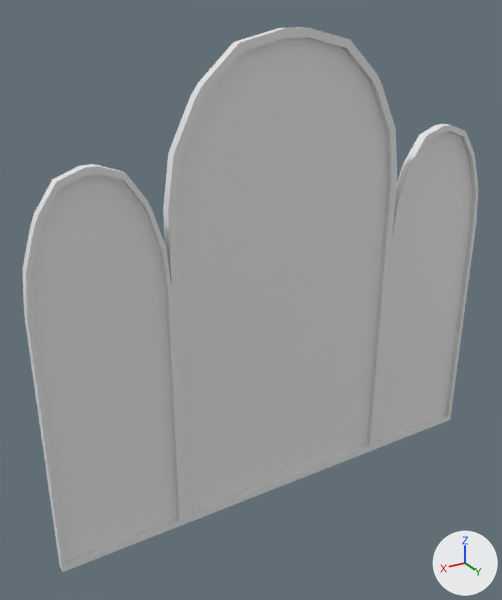
The FBX model Assets/Art/Meshes/Props/SM_BathroomMirror_02.fbx: old version first, new version second.
Camera for both pictures: a 50 mm camera at (1.41, 2.1, 1.2) aimed at (0.14, -0.04, 0.13). Every picture has the same lights, and +X, +Y and +Z are marked at lower right. The older version comes first. Where no turn or scale is listed for an object, it has been applied to the vertices.

The older version as bpy lines, for what is in view:
```python
me_mesh = bpy.data.meshes.new('Mesh')
me_mesh.from_pydata(...)  # 198 vertices, 384 faces; spans x -1.0..1.0, y 0.0..0.04, z -0.75..1.11
ob_sm_bathroommirror_02 = bpy.data.objects.new('SM_BathroomMirror_02', me_mesh)
ob_sm_bathroommirror_02.location = (0.0, 0.0, 0.0)
```
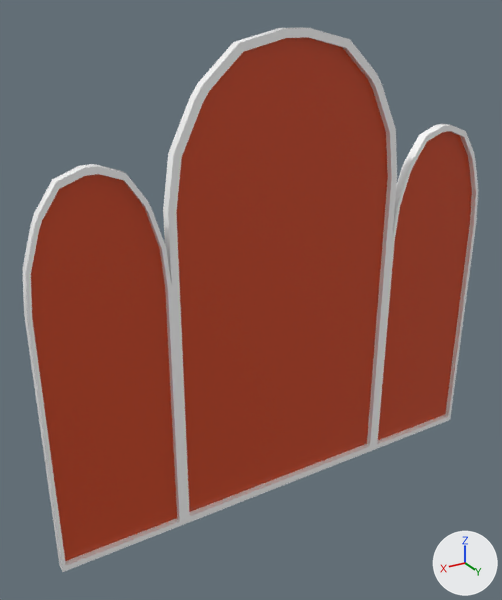
What differs and where, as boxes (x1, y1, x2, y2) in the pictures (502 x 600 px):
part 1 of me_mesh, recoloured
    both: (23, 27, 478, 572)
part 2 of me_mesh, recoloured (darker)
    both: (31, 37, 387, 494)
part 3 of me_mesh, recoloured (darker)
    both: (343, 49, 472, 238)
part 4 of me_mesh, recoloured (darker)
    both: (236, 177, 470, 494)
part 5 of me_mesh, recoloured (darker)
    both: (32, 229, 235, 561)

Patch to the scene script:
```diff
--- a/Assets/Art/Meshes/Props/SM_BathroomMirror_02.fbx.py
+++ b/Assets/Art/Meshes/Props/SM_BathroomMirror_02.fbx.py
@@ mat_material__37 @@
+mat_material__37 = principled_material('Material #37')
+mat_material__37.base_color = (0.613, 0.0702, 0.0206)  # orange #cd4b27
+mat_material__37.roughness = 0.0
@@ mat_material__36 @@
+mat_material__36 = principled_material('Material #36')
+mat_material__36.base_color = (1.0, 1.0, 1.0)  # white #ffffff
+mat_material__36.roughness = 0.0
@@ me_mesh @@
 me_mesh.from_pydata(...)  # 198 vertices, 384 faces; spans x -1.0..1.0, y 0.0..0.04, z -0.75..1.11
 # used by ob_sm_bathroommirror_02; location = (0.0, 0.0, 0.0)
+# me_mesh part 1: 338 of the faces centred in x -1.0..1.0, y 0.0..0.04, z -0.75..1.11 switch from no material to mat_material__36 (white #ffffff)
+# me_mesh part 2: 21 of the faces centred in x -0.14..0.96, y 0.0..0.02, z 0.29..0.96 switch from no material to mat_material__37 (orange #cd4b27)
+# me_mesh part 3: 13 of the faces centred in x -0.96..-0.3, y 0.02, z 0.33..0.96 switch from no material to mat_material__37 (orange #cd4b27)
+# me_mesh part 4: 7 of the faces centred in x -0.94..-0.08, y 0.0..0.02, z -0.39..-0.05 switch from no material to mat_material__37 (orange #cd4b27)
+# me_mesh part 5: 5 of the faces centred in x 0.39..0.94, y 0.02, z -0.39..-0.05 switch from no material to mat_material__37 (orange #cd4b27)
```
